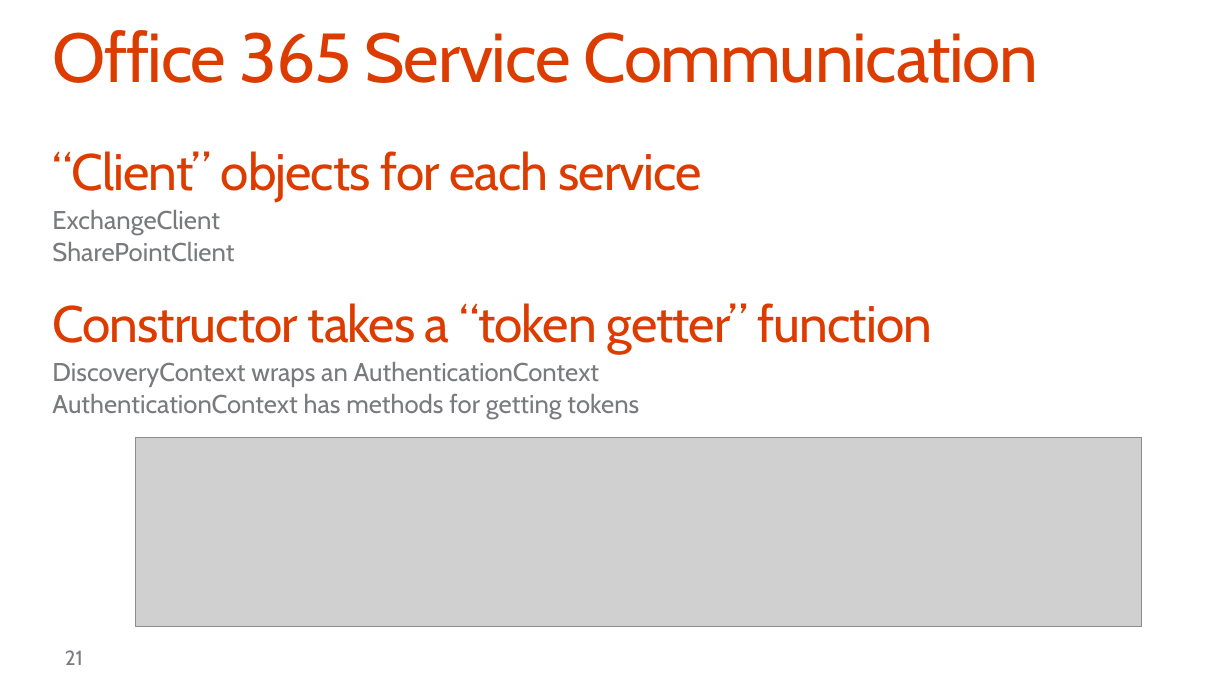
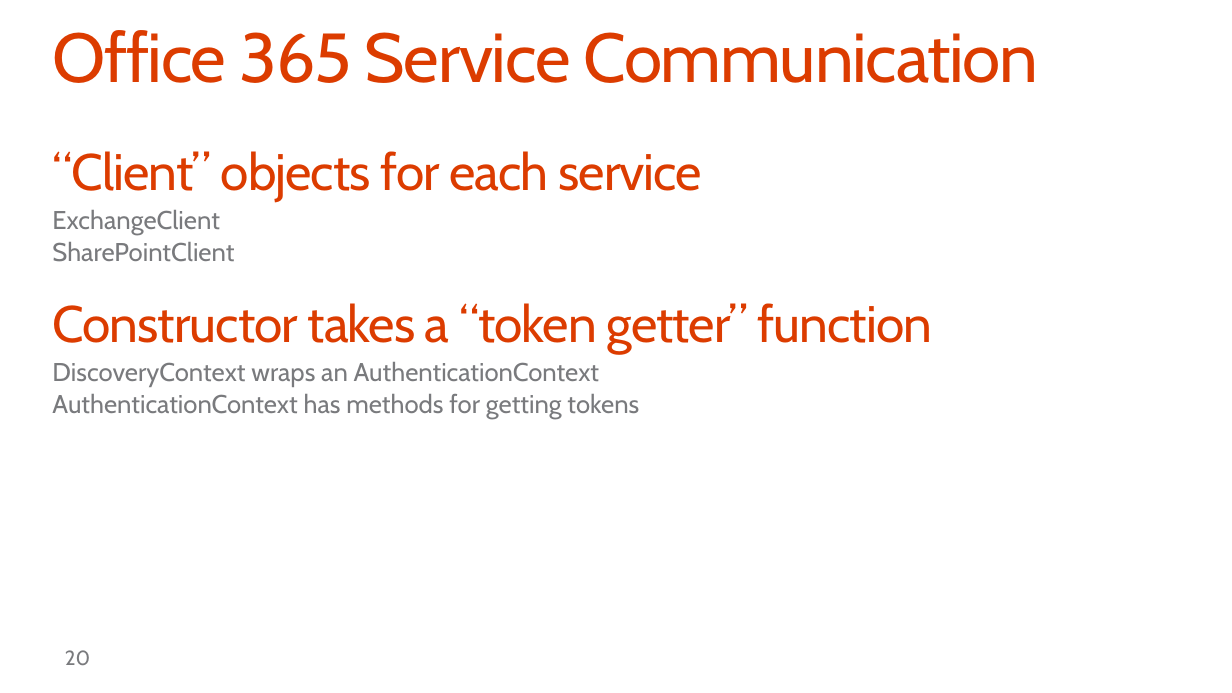
Before and after one commit to OfficeDev/TrainingContent, a slide deck: slide 20 of O3654-5 Deep dive into native Universal Windows App Development with Office 365 APIs/Deep Dive into native Universal App development with Office 365 APIs.pptx (slide 21 before the commit). Drawn at 1232x693 pixels with LibreOffice and Linux fonts; fonts in the diff are those of the drawing; grey boxes stand for pictures; background and template pictures are left out. Boxes give left, top, right and bottom in pixels: in the first picture for what was removed or moved away, otherwise in the second. Text is boxed around its words. In the diff, an @@ line names an element or a change of style, - is before the commit and + after.

```diff
--- a/O3654-5 Deep dive into native Universal Windows App Development with Office 365 APIs/Deep Dive into native Universal App development with Office 365 APIs.pptx
+++ b/O3654-5 Deep dive into native Universal Windows App Development with Office 365 APIs/Deep Dive into native Universal App development with Office 365 APIs.pptx
@@ picture removed at (136, 438, 1142, 627) @@
@@ page number at (65, 650, 90, 665): text changed @@
-21
+20
```
Also in this commit, not shown: 1 other slide changed, 1 slide added, 1 slide removed.
